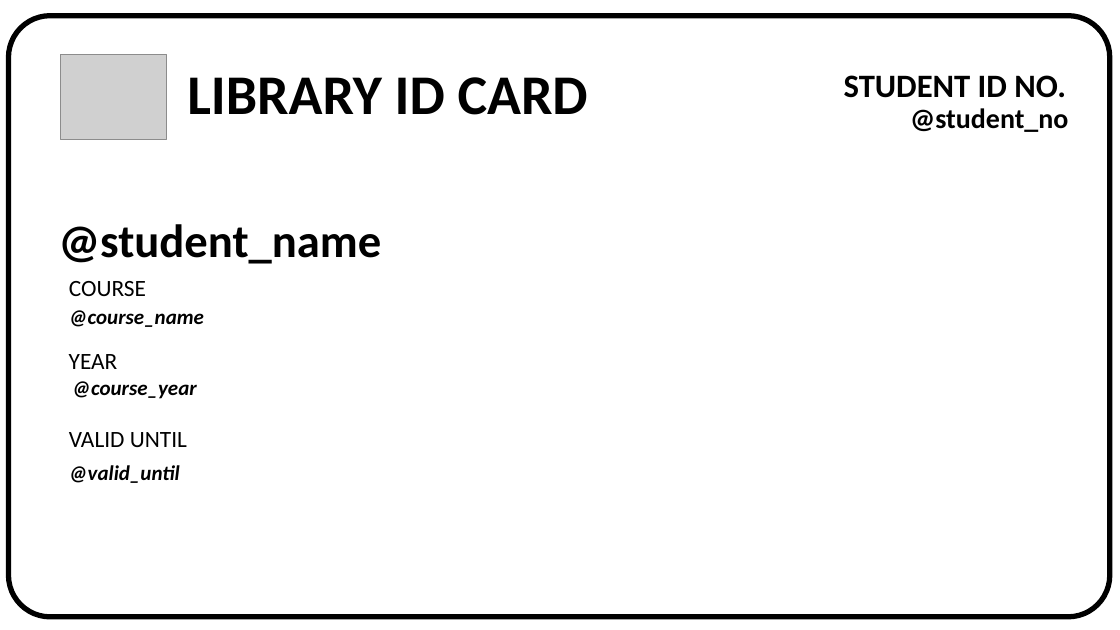
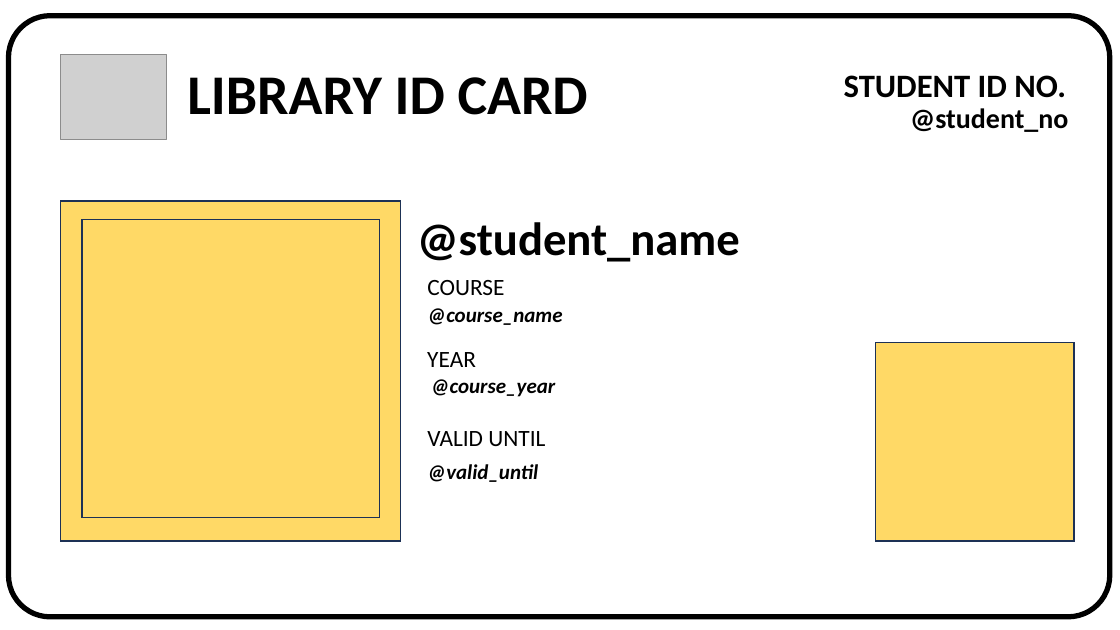
Before and after one commit to elleromero/LibraryManagementSystemWF, a slide deck: slide 1 of LibraryManagementSystemWF/resources/templates/LIBRARY-ID-CARD.pptx. Drawn at 1120x630 pixels with LibreOffice and Linux fonts; fonts in the diff are those of the drawing; grey boxes stand for pictures. Boxes give left, top, right and bottom in pixels: in the first picture for what was removed or moved away, otherwise in the second. Text is boxed around its words. In the diff, an @@ line names an element or a change of style, - is before the commit and + after.

```diff
--- a/LibraryManagementSystemWF/resources/templates/LIBRARY-ID-CARD.pptx
+++ b/LibraryManagementSystemWF/resources/templates/LIBRARY-ID-CARD.pptx
@@ rectangle added at (60, 201, 401, 541), fill #FFD966, outline #1E3256 1 pt @@
@@ rectangle added at (82, 220, 380, 518), fill #FFD966, outline #1E3256 1 pt @@
@@ rectangle added at (875, 343, 1074, 541), fill #FFD966, outline #1E3256 1 pt @@
@@ 7 texts: place and size @@
-7 texts at (58, 224, 381, 483)
+7 texts at (417, 222, 740, 482)
```
Also in this commit, not shown: 11 other files.
